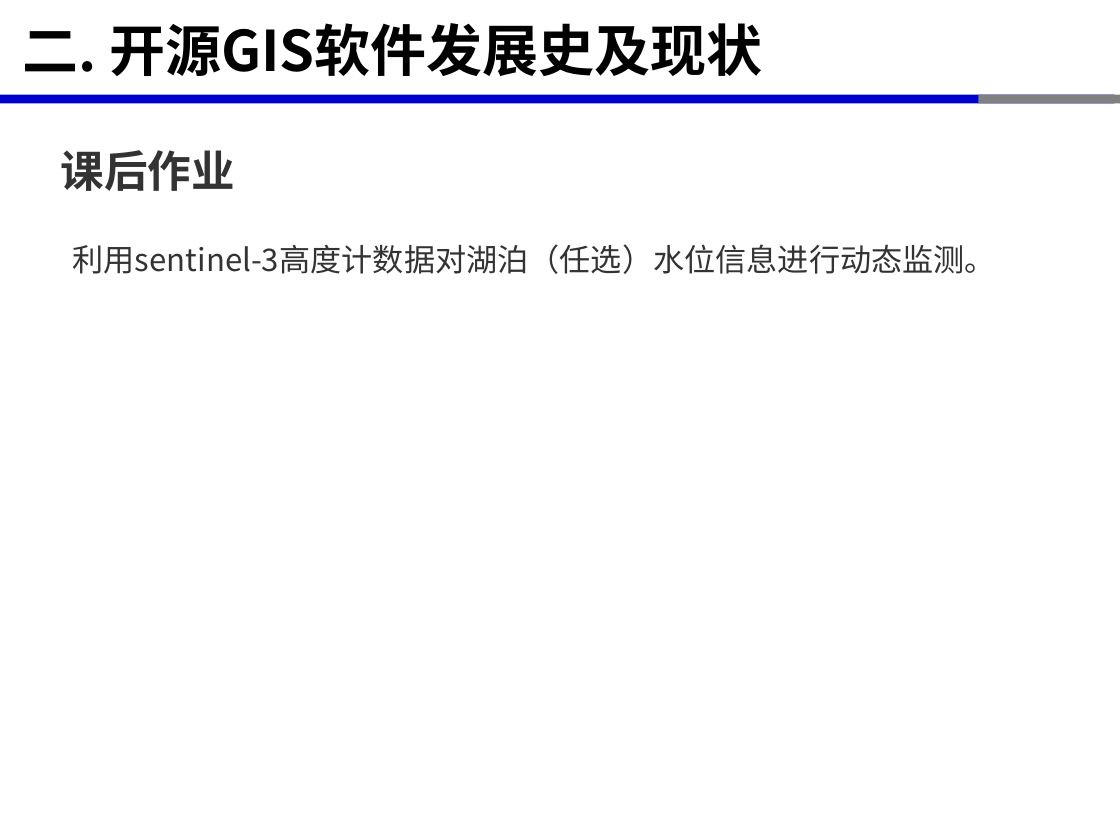
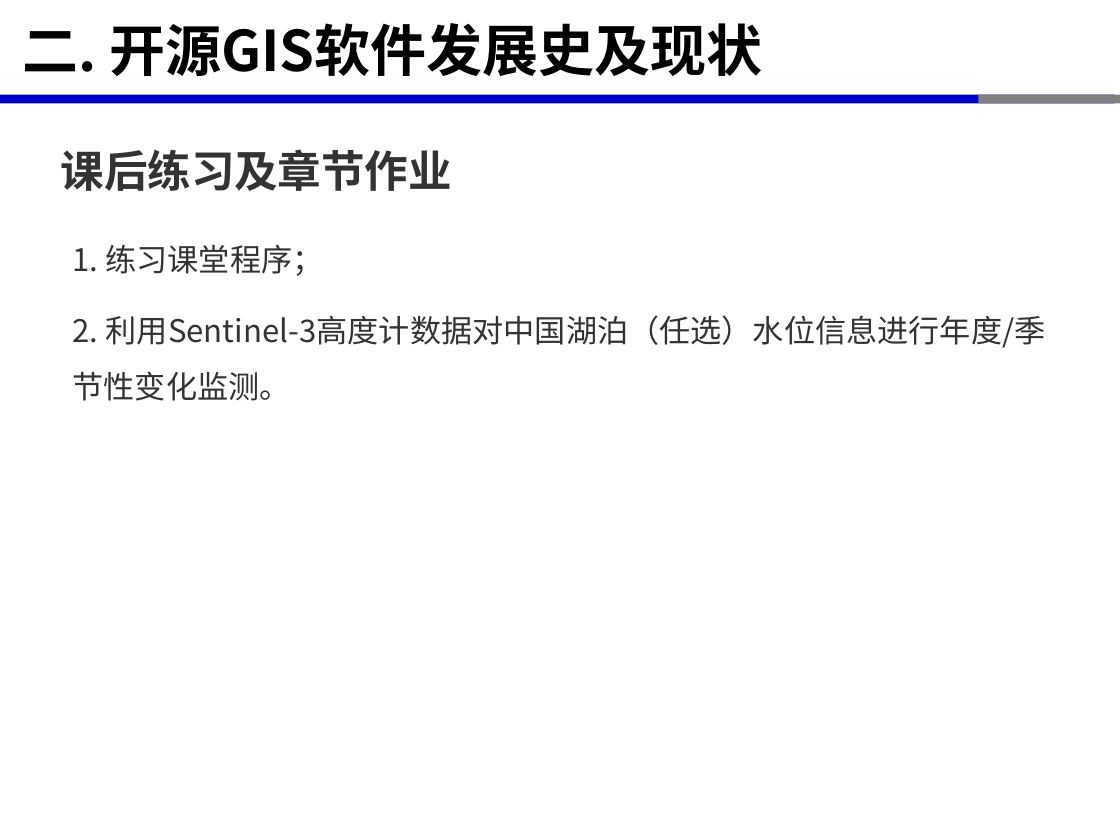
Before and after one commit to xinluo2018/satellite-altimetry-course, a slide deck: slide 5 of 第3章-星载雷达测高应用-12学时/第2节-星载雷达测高数据处理-4学时.pptx. Drawn at 1120x840 pixels with LibreOffice and Linux fonts; fonts in the diff are those of the drawing. Boxes give left, top, right and bottom in pixels: in the first picture for what was removed or moved away, otherwise in the second. Text is boxed around its words. In the diff, an @@ line names an element or a change of style, - is before the commit and + after.

```diff
--- a/第3章-星载雷达测高应用-12学时/第2节-星载雷达测高数据处理-4学时.pptx
+++ b/第3章-星载雷达测高应用-12学时/第2节-星载雷达测高数据处理-4学时.pptx
@@ text at box(61, 149, 452, 191): text changed @@
-课后作业
+课后练习及章节作业
@@ text at box(73, 245, 1046, 401): text changed @@
-利用sentinel-3高度计数据对湖泊（任选）水位信息进行动态监测。
+1. 练习课堂程序；
+2. 利用Sentinel-3高度计数据对中国湖泊（任选）水位信息进行年度/季节性变化监测。
```
Also in this commit, not shown: 2 other slides changed, 7 other files.
